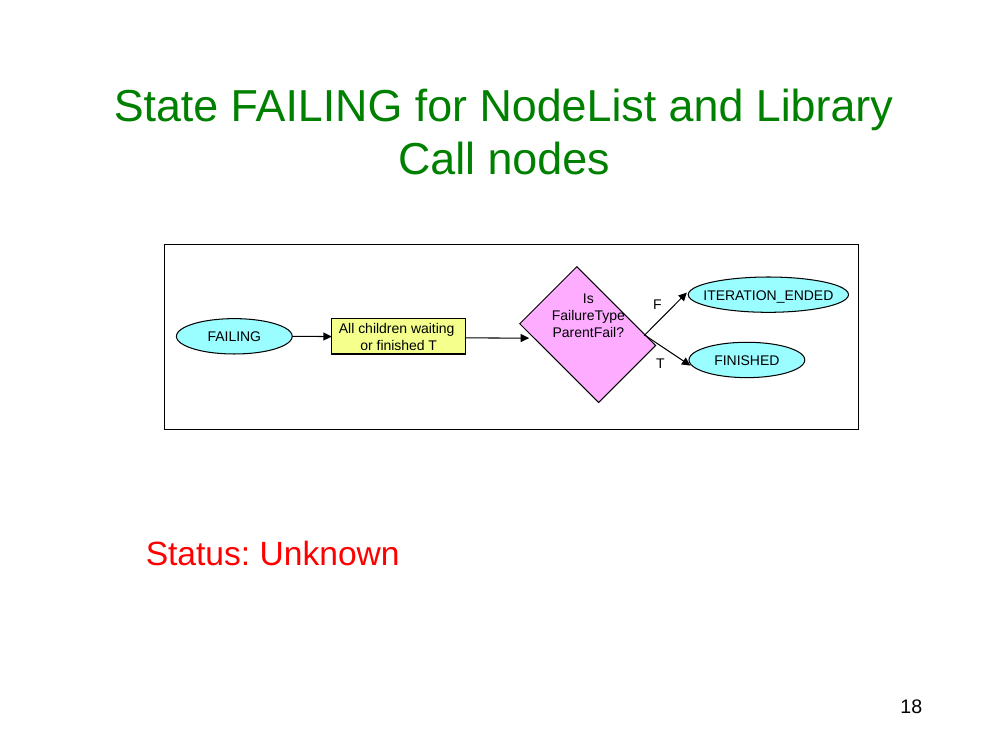
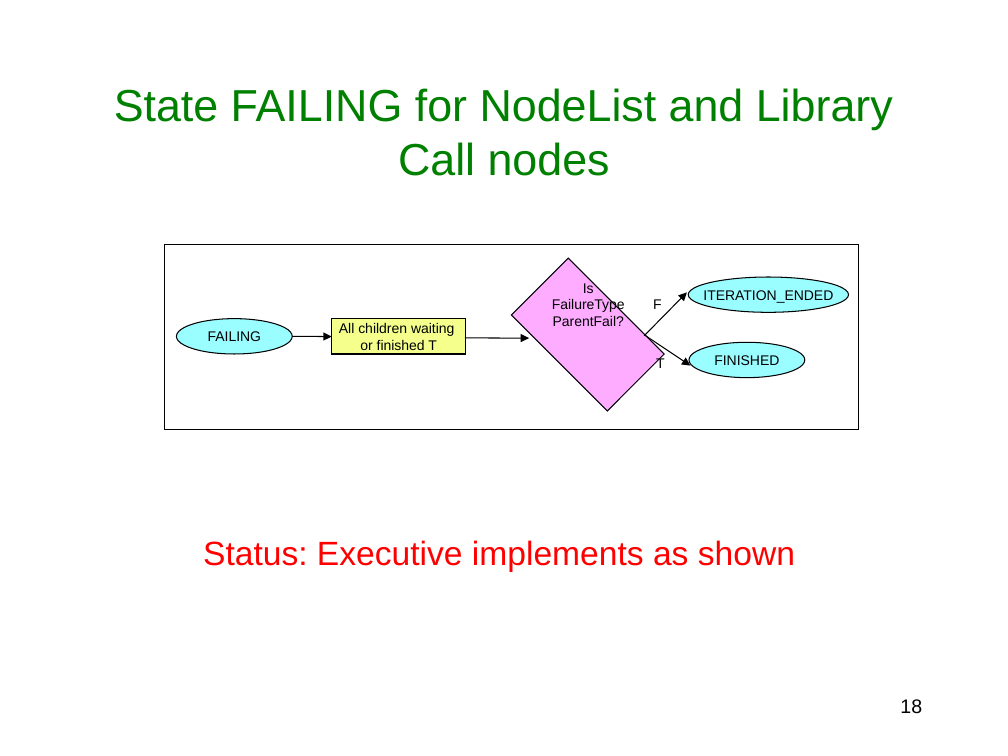
Before and after one commit to plexil-group/plexil, a slide deck: slide 18 of doc/NodeStateTransitions.ppt. Drawn at 1008x756 pixels with LibreOffice and Linux fonts; fonts in the diff are those of the drawing. Boxes give left, top, right and bottom in pixels: in the first picture for what was removed or moved away, otherwise in the second. Text is boxed around its words. In the diff, an @@ line names an element or a change of style, - is before the commit and + after.

Commit message:
Updated with current implementation status

```diff
--- a/doc/NodeStateTransitions.ppt
+++ b/doc/NodeStateTransitions.ppt
@@ rectangle: place and size @@
-rectangle at bbox=[520, 267, 656, 403]
+rectangle at bbox=[512, 258, 665, 411]
@@ text "Is": place and size @@
-text "Is" at bbox=[552, 293, 625, 337]
+text "Is" at bbox=[552, 281, 625, 326]
@@ text at bbox=[203, 540, 795, 572]: text changed @@
-Status: Unknown
+Status: Executive implements as shown
```
Also in this commit, not shown: 19 other slides changed.
